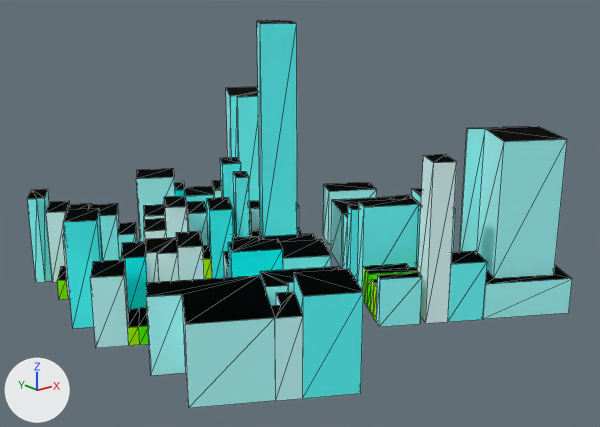
What one commit did to the glTF model web/public/assets/nyc/tiles/0_-4.far.glb.
Both versions are drawn from a 50 mm camera at (-199.0, -1328.0, 224.0) aimed at (133.0, -914.0, 58.0). The lights are fixed; the arrows at lower left show +X, +Y and +Z. The picture after the commit comes second. Mesh edges are drawn as thin lines. Where no turn or scale is listed for an object, it has been applied to the vertices. Vertices at exactly the same position are counted once.

The scene before the commit, as lines of its bpy script (objects in view):
```python
me_0__4_far = bpy.data.meshes.new('0_-4_far')
me_0__4_far.from_pydata(...)  # 605 vertices, 884 faces; spans x -146.0..146.0, y -147.0..147.0, z -90.0..90.0
# faces by material slot: [674, 210]
me_0__4_far.materials.append(mat_facade)
me_0__4_far.materials.append(mat_roof)
ob_0__4_far = bpy.data.objects.new('0_-4_far', me_0__4_far)
ob_0__4_far.location = (132.4, -900.5, 90.2)
```
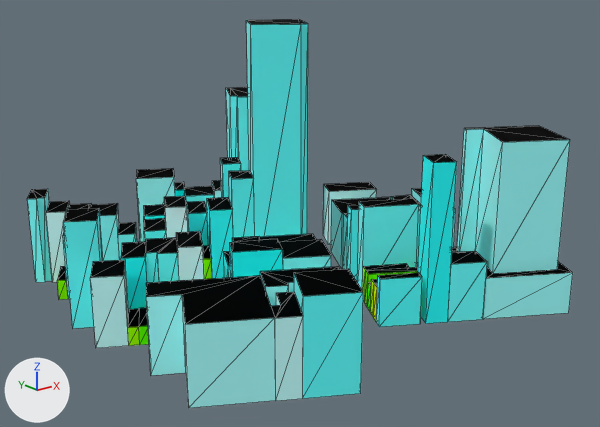
What differs and where, as boxes (x1, y1, x2, y2) in the pictures (600 x 427 px):
'0_-4_far', reshaped
    before: (27, 20, 572, 408)
    after: (27, 19, 573, 408)
part 1 of me_0__4_far, built on
    before: (224, 20, 390, 278)
    after: (224, 19, 454, 278)
part 2 of me_0__4_far, recoloured
    both: (59, 89, 572, 329)

The edits, one by one:
me_0__4_far is used by ob_0__4_far; location (132.4, -900.5, 90.2).
me_0__4_far had 605 vertices, 884 faces and spanned x -146.0..146.0, y -147.0..147.0, z -90.0..90.0.
me_0__4_far now has 582 vertices, 838 faces and spans x -146.0..146.0, y -147.0..147.0, z -90.0..90.0.
Part 1, on me_0__4_far:
39 vertices are removed from x -106.0..37.0, y -41.0..51.0, z -90.0..90.0.
100 faces are deleted.
6 vertices in x 66.0..146.0, y -147.0..-63.0, z -66.0 move by (0.0, 0.0, 4.0).
12 vertices move from x 78.0..135.0, y -136.0..-75.0, z -66.0..24.0 to x 76.0..136.0, y -138.0..-73.0, z -62.0..24.0.
11 vertices are added at x -74.0..51.0, y -42.0..137.0, z -90.0..29.0.
5 new vertices lie (0.0, 0.0, 180.0) away from vertices in x -17.0..37.0, y 0.0..51.0, z -90.0.
31 new faces join them, mat_facade.
23 new faces join them, mat_roof.
me_0__4_far part 2: 505 kept faces spanning x -146.0..146.0, y -147.0..147.0, z -90.0..29.0 get new vertex colours.
